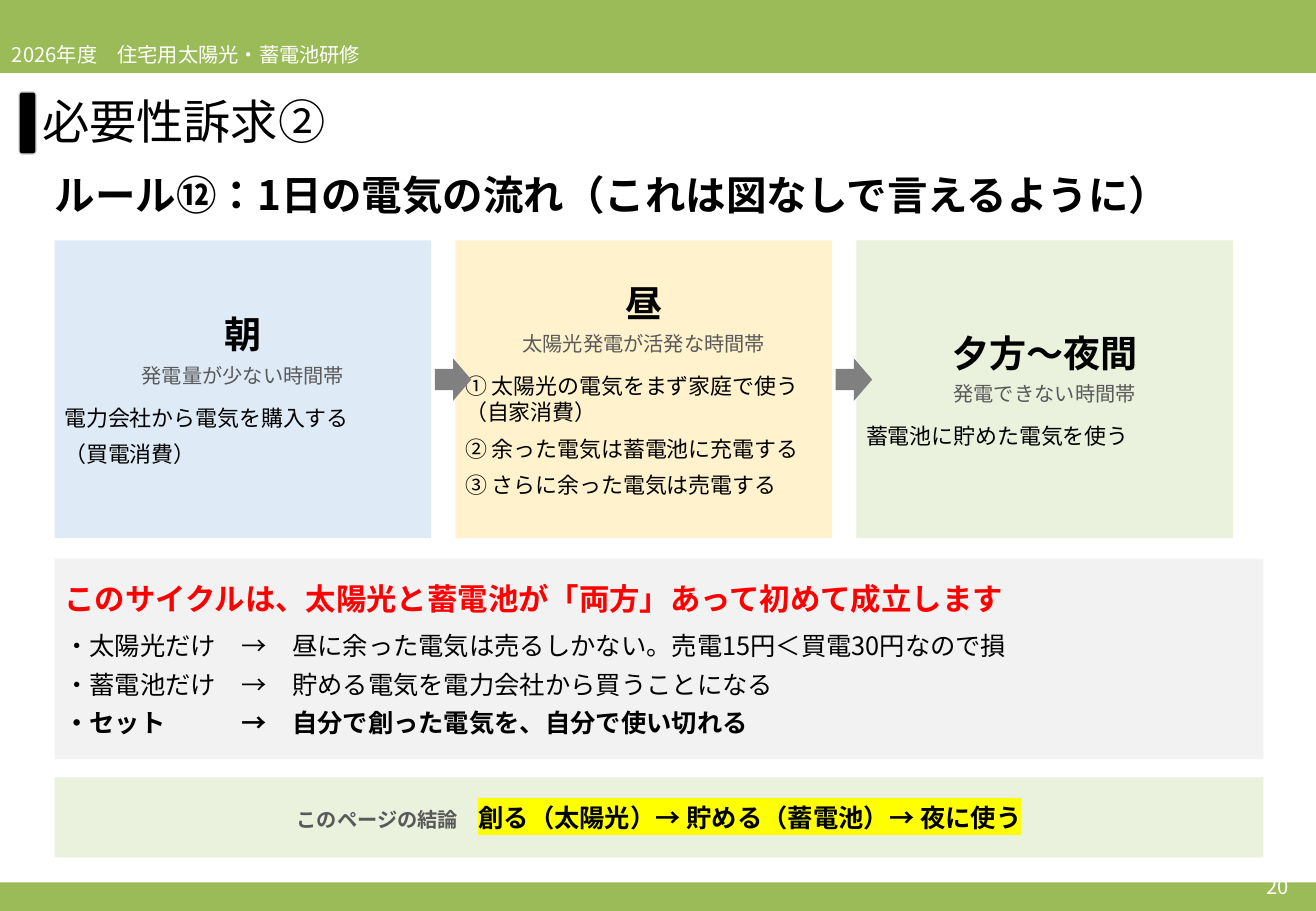
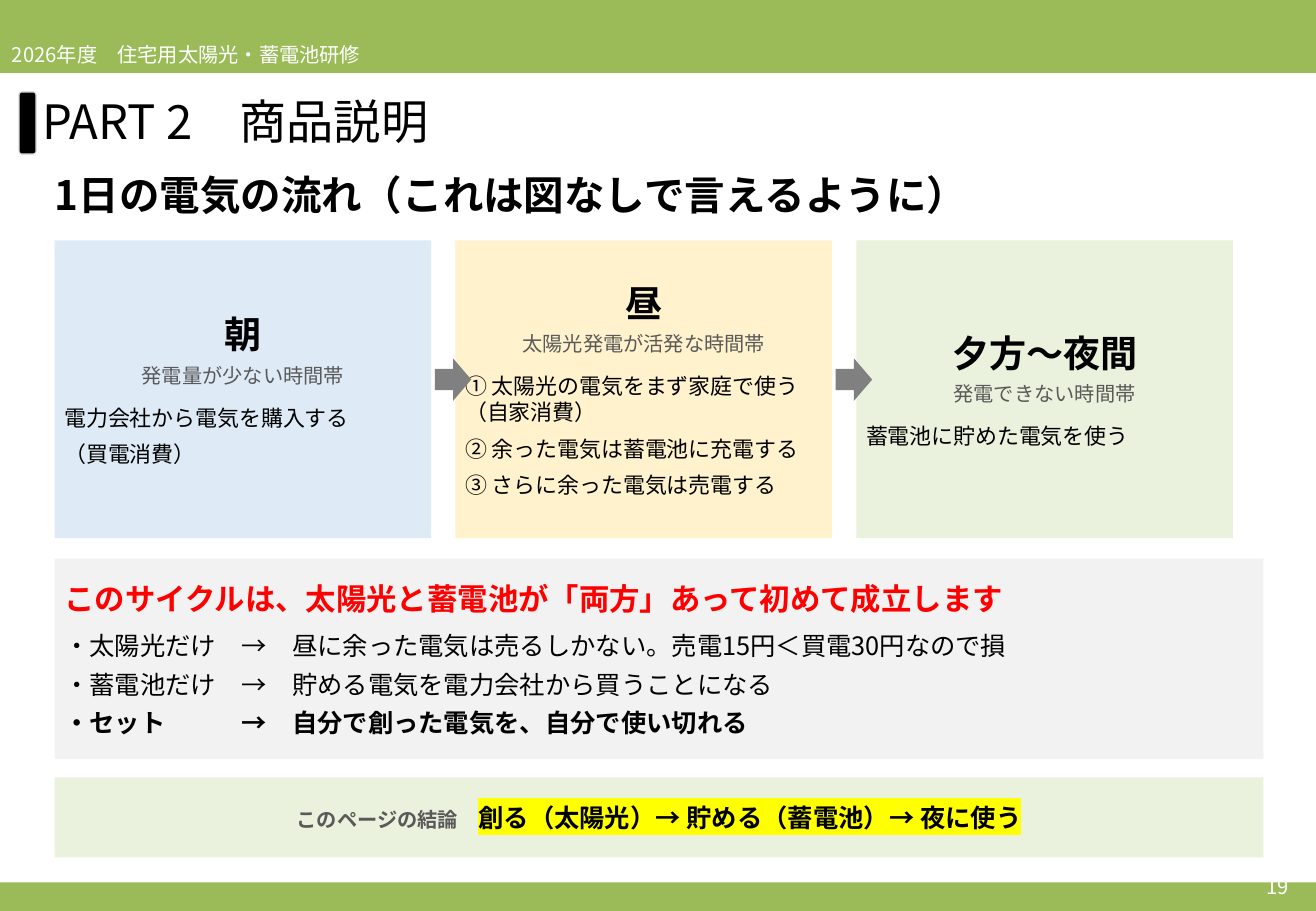
Before and after one commit to soshiro-iki-sys/-, a slide deck: slide 19 of slides/2026営業研修_第3回_必要性訴求②＆ロープレ.pptx (slide 20 before the commit). Drawn at 1316x911 pixels with LibreOffice and Linux fonts; fonts in the diff are those of the drawing. Boxes give left, top, right and bottom in pixels: in the first picture for what was removed or moved away, otherwise in the second. Text is boxed around its words. In the diff, an @@ line names an element or a change of style, - is before the commit and + after.

```diff
--- a/slides/2026営業研修_第3回_必要性訴求②＆ロープレ.pptx
+++ b/slides/2026営業研修_第3回_必要性訴求②＆ロープレ.pptx
@@ text at bbox=[42, 99, 429, 143]: text changed @@
-必要性訴求②
+PART 2 商品説明
@@ text at bbox=[55, 175, 967, 214]: text changed @@
-ルール⑫：1日の電気の流れ（これは図なしで言えるように）
+1日の電気の流れ（これは図なしで言えるように）
@@ text at bbox=[1266, 873, 1288, 900]: text changed @@
-20
+19
```
Also in this commit, not shown: 22 other slides changed, 8 slides added, 5 slides removed, 2 other files.
